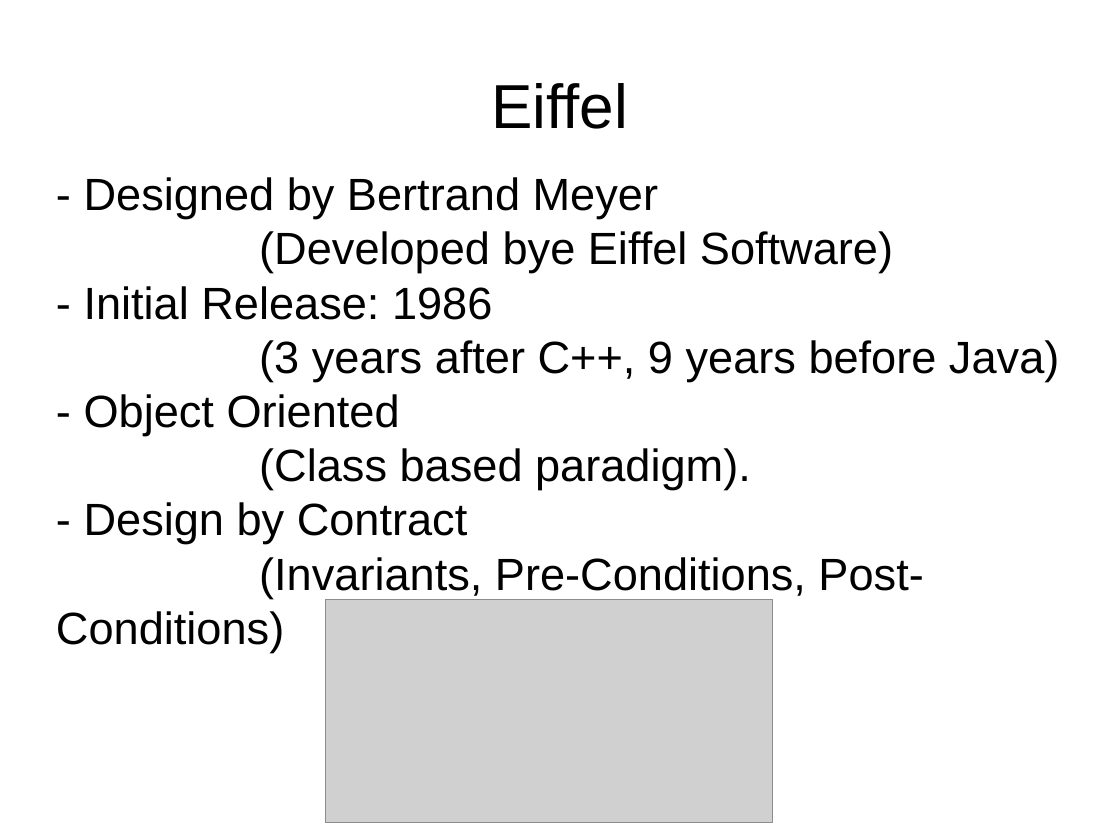
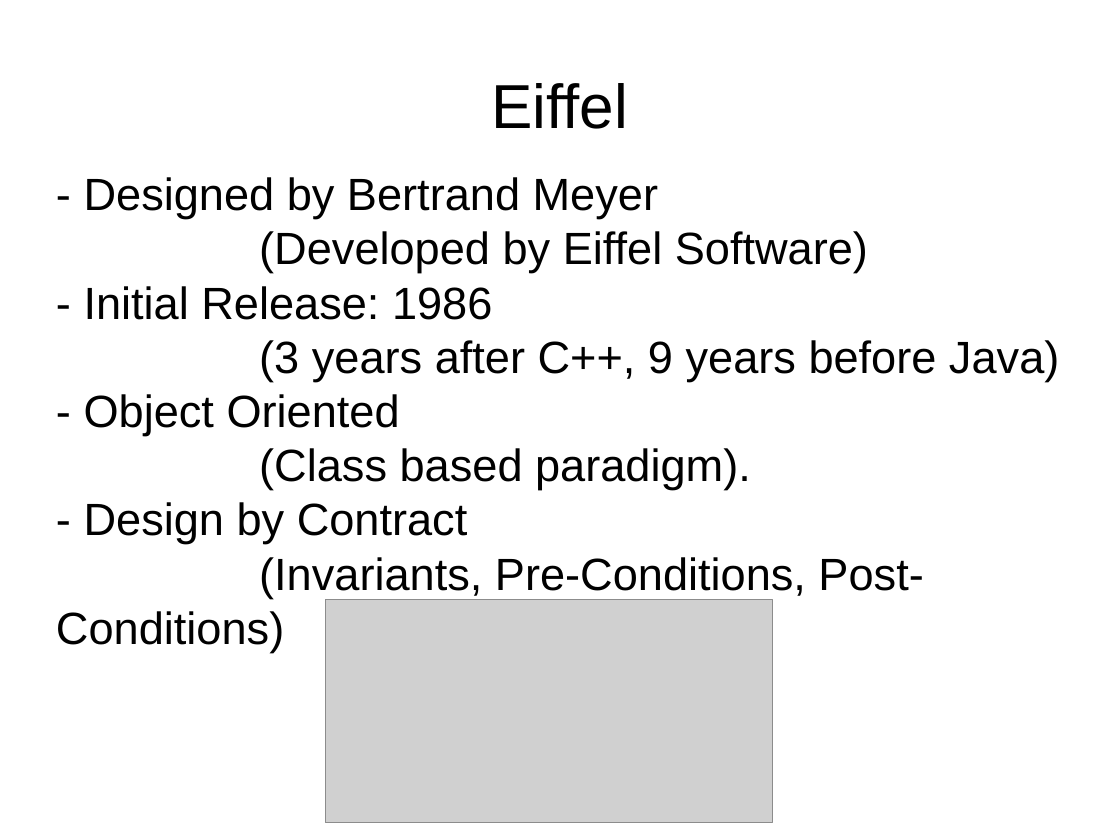
Before and after one commit to GarrettFleischer/SalvosAptissimum, a slide deck: slide 2 of Documentation/Eiffel Presentation.odp. Drawn at 1120x840 pixels with LibreOffice and Linux fonts; fonts in the diff are those of the drawing; grey boxes stand for pictures. Boxes give left, top, right and bottom in pixels: in the first picture for what was removed or moved away, otherwise in the second. Text is boxed around its words. In the diff, an @@ line names an element or a change of style, - is before the commit and + after.

```diff
--- a/Documentation/Eiffel Presentation.odp
+++ b/Documentation/Eiffel Presentation.odp
@@ subtitle at (x1=259, y1=231, x2=868, y2=273): text changed @@
-(Developed bye Eiffel Software)
+(Developed by Eiffel Software)
```
Also in this commit, not shown: 1 other slide changed.
